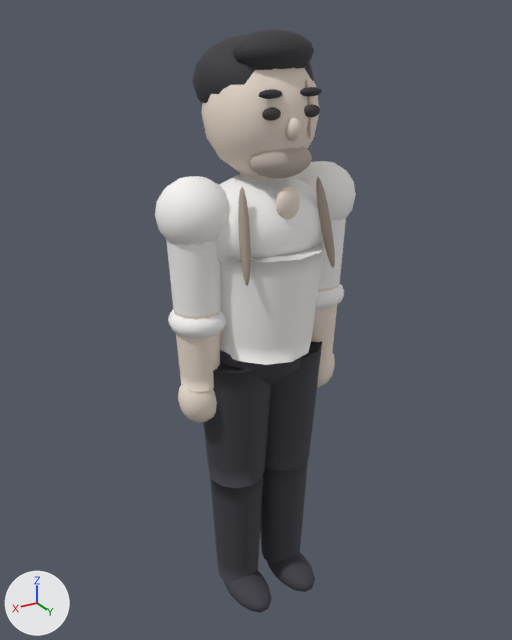
One commit to the glTF model assets/models/hwangbomincheol_a.glb: the scene before it, then after it.
Both versions are drawn from a camera (50 mm lens) standing at (1.102, 1.809, 1.951) and looking at (-0.006, -0.037, 1.028). Every picture has the same lights, and +X, +Y and +Z are marked at lower left. The picture after the commit comes second. Vertices at exactly the same position are counted once.

Objects in the first picture: 'Body'.
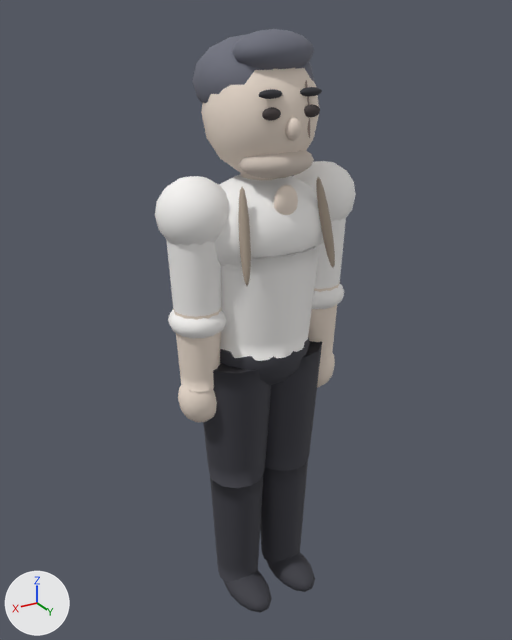
Edits to the scene script, one JSON object a line:
```json
{"block": "me_mesh_0", "where": "# used by ob_body; location = (0.0, 0.0, 0.0)"}
{"op": "remove", "block": "me_mesh_0", "code": "me_mesh_0.from_pydata(...)  # 3308 vertices, 6460 faces; spans x -0.34..0.34, y -0.22..0.22, z -0.02..1.92"}
{"op": "add", "block": "me_mesh_0", "code": "me_mesh_0.from_pydata(...)  # 3308 vertices, 6460 faces; spans x -0.34..0.34, y -0.21..0.2, z -0.02..1.92"}
{"block": "me_mesh_0", "change": "me_mesh_0 part 1: the loose piece of 86 vertices spanning x -0.19..0.19, y -0.22..0.22, z 0.97..1.31 is scaled about its middle by (1, 0.8, 1)"}
{"block": "me_mesh_0", "change": "me_mesh_0 part 2: the loose piece of 107 vertices spanning x -0.1..0.1, y 0.04..0.17, z 1.52..1.62 is scaled about its middle by (1.17, 1.29, 0.914), then moved by (0.0, -0.02, -0.01)"}
{"block": "me_mesh_0", "change": "me_mesh_0 part 3: 420 faces centred in x -0.17..0.17, y -0.21..0.15, z 1.66..1.91 are repainted in the vertex colours; the middle colour goes from dark grey #38383d to grey #6e707d"}
{"block": "me_mesh_0", "change": "me_mesh_0 part 4: 210 faces centred in x -0.09..0.09, y 0.05..0.17, z 1.53..1.62 are repainted in the vertex colours; the middle colour goes from grey #b9ada3 to pale yellow #d2c5ba"}
{"block": "me_mesh_0", "change": "other edits to the shape of me_mesh_0 do not show in these pictures"}
```

Changed parts and their boxes [x1, y1, x2, y2] in the pictures (512 x 640 px; the box of a moved part takes in the faces that stretch with it):
```json
{"part": 1, "of": "me_mesh_0", "change": "moved or reshaped", "before": [220, 241, 324, 365], "after": [220, 246, 319, 361]}
{"part": 2, "of": "me_mesh_0", "change": "moved or reshaped", "before": [249, 147, 312, 178], "after": [239, 150, 314, 179]}
{"part": 3, "of": "me_mesh_0", "change": "recoloured", "before": [192, 29, 314, 104], "after": [192, 29, 314, 104], "on screen": "dark grey to grey"}
{"part": 4, "of": "me_mesh_0", "change": "recoloured", "before": [249, 147, 312, 178], "after": [239, 150, 314, 179], "on screen": "grey to pale yellow"}
```
